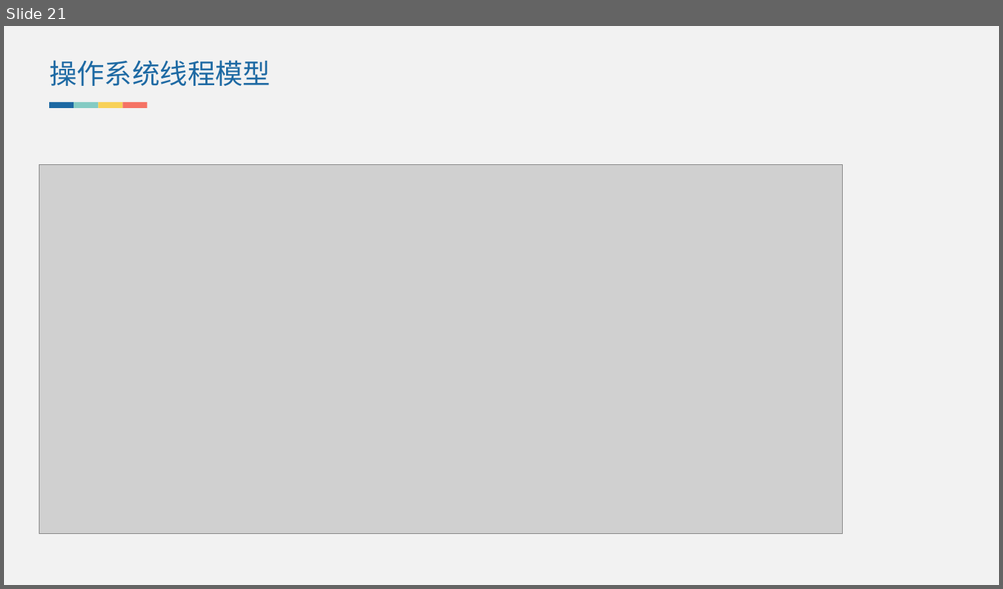
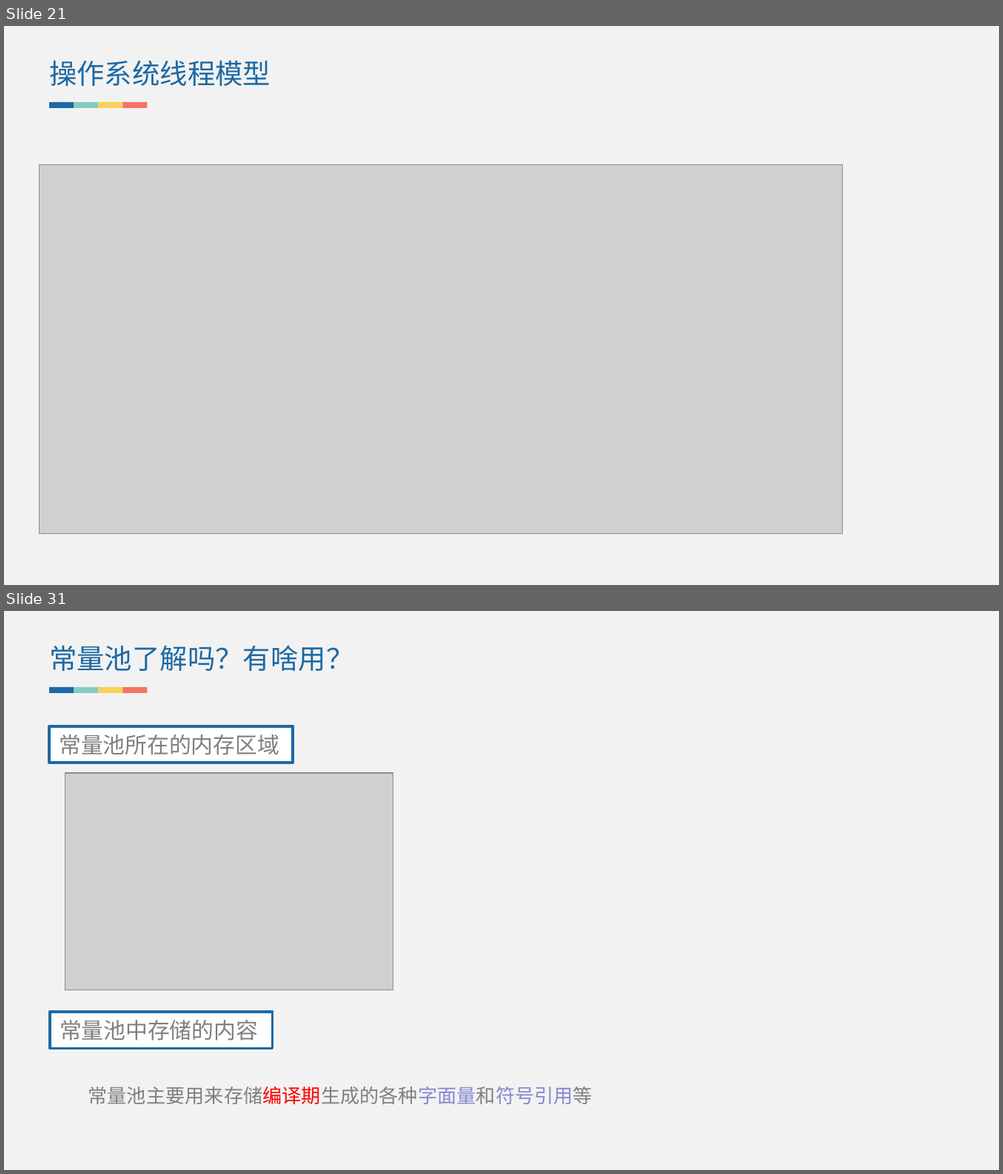
Before and after one commit to lvjiuluan/idea-projects, a slide deck: presentation/JVM内存模型/JVM内存模型.pptx. Shown one above the other, each under a label of ours: slide 21 before the commit, slides 21 and 31 after it; the slides between them are not shown. The pictures are 1003x589 and 1003x1174 pixels, drawn with LibreOffice and Linux fonts; fonts in the diff are those of the drawing; grey boxes stand for pictures. Boxes give left, top, right and bottom in pixels: in the first picture for what was removed or moved away, otherwise in the second. Text is boxed around its words. In the diff, an @@ line names an element or a change of style, - is before the commit and + after.

```diff
--- a/presentation/JVM内存模型/JVM内存模型.pptx
+++ b/presentation/JVM内存模型/JVM内存模型.pptx
@@ slide 31 added at [4,611,999,1170], background #F2F2F2 @@
@@ text added at [49,645,353,671], 20 pt, text #1D69A3 @@
+常量池了解吗？有啥用？
@@ group added at [50,687,148,694]: 4 rectangles @@
@@ rectangle added at [50,726,293,763], fill #FFFFFF, outline #1D69A3 2 pt, 16 pt, text #808080 @@
+常量池所在的内存区域
@@ picture added at [65,773,393,990] @@
@@ rectangle added at [50,1012,273,1048], fill #FFFFFF, outline #1D69A3 2 pt, 16 pt, text #808080 @@
+常量池中存储的内容
@@ text added at [88,1087,592,1105], 14 pt, text #808080 @@
+常量池主要用来存储编译期生成的各种字面量和符号引用等
```
Also in this commit, not shown: 2 slides changed, 8 other slides added, 57 other files.
